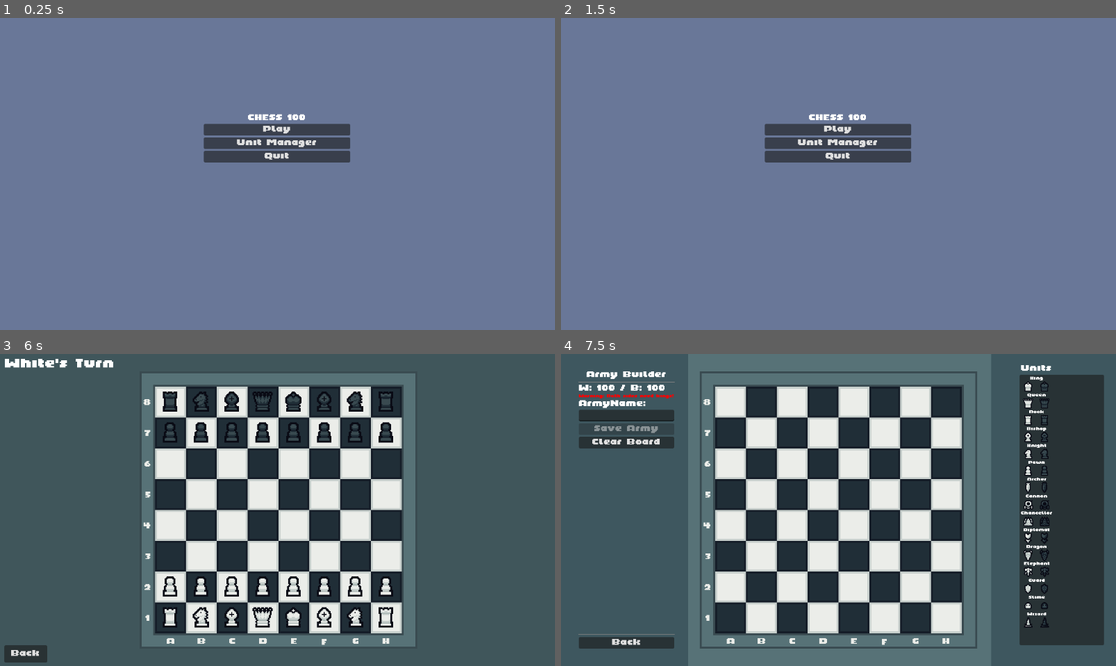
Above: before the commit, frames 1-4 (two rows, left to right).
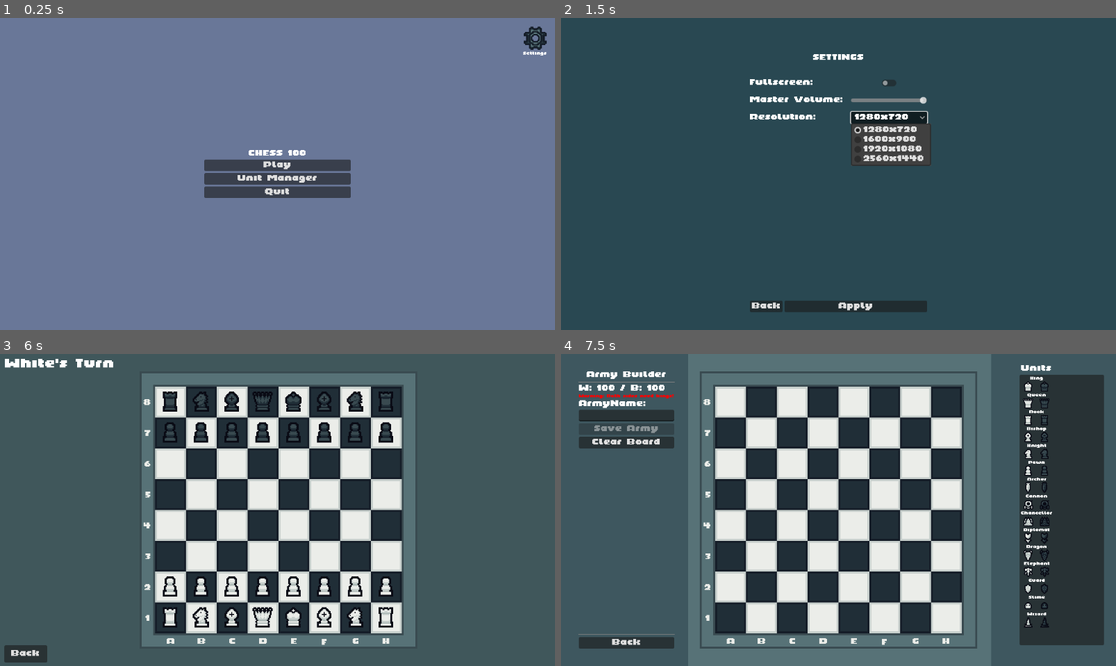
Above: after the commit, the same moments.

Repository: Jayd-H/chess-100
Game: Godot game, scene res://scenes/ui/main_menu.tscn
Same seed, same stepped clock (60 frames per second), same inputs: the game is played once before the commit and once after it. Sound files missing from this copy of the repository are replaced by a short silence.
Inputs (mouse positions are in pixels of both pictures, inside the frame that each line leads up to):
- Up to frame 1 (0.25 s): no input
- Up to frame 2 (1.5 s): click (1093, 36) at 0.5 s, where only the run after the commit has a clickable "Settings"; click (888, 117) at 1.25 s, where only the run after the commit has a clickable "1280x720"
- Up to frame 3 (6 s): click (205, 641) at 2 s, where only the run after the commit has a clickable "Back"; click "Play" at 2.75 s; click "Back" at 3.5 s; click "Play" at 4.25 s; click "Standard Chess Setup" at 5 s; click "Play" at 5.75 s
- Up to frame 4 (7.5 s): click "Back" at 6.5 s; click "Unit Manager" at 7.25 s

The runs differ from the first frame. In frame 1, 5.9% of the frame differs, in the area x 36-99%, y 2-58%; in frame 2, 98%, in the area x 0-100%, y 0-100%; in frame 3, less than 0.1%; in frame 4, nothing differs.

Commit message:
feat: basic settings page

Diff:
--- a/scenes/main.tscn
+++ b/scenes/main.tscn
@@ -21,7 +21,7 @@
 grow_horizontal = 2
 grow_vertical = 2
 mouse_filter = 1
-color = Color(0.252707, 0.339668, 0.35575, 1)
+color = Color(0.25098, 0.341176, 0.356863, 1)
 
 [node name="BackButton" type="Button" parent="CanvasLayer"]
 anchors_preset = 2
--- a/scenes/ui/main_menu.tscn
+++ b/scenes/ui/main_menu.tscn
@@ -1,20 +1,30 @@
-[gd_scene load_steps=2 format=3 uid="uid://cd7yrihgbhxhv"]
+[gd_scene load_steps=3 format=3 uid="uid://cd7yrihgbhxhv"]
 
 [ext_resource type="Script" path="res://scripts/ui/main_menu.gd" id="1_bwxoq"]
+[ext_resource type="Texture2D" uid="uid://d3nbigwy2ky6m" path="res://assets/sprites/UI/settings.png" id="2_6n7qy"]
 
 [node name="MainMenu" type="Control"]
 layout_mode = 3
-anchors_preset = 0
-offset_right = 66.0
-offset_bottom = 70.0
+anchors_preset = 15
+anchor_right = 1.0
+anchor_bottom = 1.0
+grow_horizontal = 2
+grow_vertical = 2
 script = ExtResource("1_bwxoq")
 
 [node name="VBoxContainer" type="VBoxContainer" parent="."]
-layout_mode = 0
-offset_left = -153.0
-offset_top = -323.0
-offset_right = 151.0
-offset_bottom = 175.0
+layout_mode = 1
+anchors_preset = 8
+anchor_left = 0.5
+anchor_top = 0.5
+anchor_right = 0.5
+anchor_bottom = 0.5
+offset_left = -152.0
+offset_top = -249.0
+offset_right = 152.0
+offset_bottom = 249.0
+grow_horizontal = 2
+grow_vertical = 2
 alignment = 1
 
 [node name="Label" type="Label" parent="VBoxContainer"]
@@ -34,8 +44,6 @@
 layout_mode = 2
 text = "Quit"
 
-[node name="Camera2D" type="Camera2D" parent="."]
-
 [node name="CanvasLayer" type="CanvasLayer" parent="."]
 layer = -2
 
@@ -46,3 +54,35 @@
 grow_horizontal = 2
 grow_vertical = 2
 color = Color(0.411765, 0.466667, 0.596078, 1)
+
+[node name="SettingsButton" type="TextureButton" parent="."]
+layout_mode = 1
+anchors_preset = 1
+anchor_left = 1.0
+anchor_right = 1.0
+offset_left = -65.0
+offset_top = 18.0
+offset_right = -17.0
+offset_bottom = 66.0
+grow_horizontal = 0
+texture_normal = ExtResource("2_6n7qy")
+stretch_mode = 0
+
+[node name="Label" type="Label" parent="SettingsButton"]
+layout_mode = 1
+anchors_preset = 7
+anchor_left = 0.5
+anchor_top = 1.0
+anchor_right = 0.5
+anchor_bottom = 1.0
+offset_left = -49.0
+offset_top = 4.0
+offset_right = 49.0
+offset_bottom = 20.0
+grow_horizontal = 2
+grow_vertical = 0
+theme_override_font_sizes/font_size = 8
+text = "Settings"
+horizontal_alignment = 1
+
+[connection signal="pressed" from="SettingsButton" to="." method="_on_settings_button_pressed"]
--- /dev/null
+++ b/scenes/ui/settings_menu.tscn
@@ -0,0 +1,79 @@
+[gd_scene load_steps=2 format=3 uid="uid://c5e4m2dsxhs2k"]
+
+[ext_resource type="Script" path="res://scripts/ui/settings_menu.gd" id="1_1ny2y"]
+
+[node name="SettingsMenu" type="Control"]
+layout_mode = 3
+anchors_preset = 0
+offset_right = 40.0
+offset_bottom = 40.0
+script = ExtResource("1_1ny2y")
+
+[node name="CanvasLayer" type="CanvasLayer" parent="."]
+
+[node name="ColorRect" type="ColorRect" parent="CanvasLayer"]
+anchors_preset = 15
+anchor_right = 1.0
+anchor_bottom = 1.0
+grow_horizontal = 2
+grow_vertical = 2
+color = Color(0.0117647, 0.262745, 0.345098, 0.478431)
+
+[node name="VBoxContainer" type="VBoxContainer" parent="CanvasLayer"]
+anchors_preset = 5
+anchor_left = 0.5
+anchor_right = 0.5
+offset_left = -178.0
+offset_top = 75.0
+offset_right = 178.0
+offset_bottom = 611.0
+grow_horizontal = 2
+theme_override_constants/separation = 32
+
+[node name="Label" type="Label" parent="CanvasLayer/VBoxContainer"]
+layout_mode = 2
+size_flags_horizontal = 4
+text = "SETTINGS"
+horizontal_alignment = 1
+
+[node name="GridContainer" type="GridContainer" parent="CanvasLayer/VBoxContainer"]
+layout_mode = 2
+size_flags_stretch_ratio = 14.33
+theme_override_constants/h_separation = 16
+theme_override_constants/v_separation = 16
+columns = 2
+
+[node name="FullscreenLabel" type="Label" parent="CanvasLayer/VBoxContainer/GridContainer"]
+layout_mode = 2
+text = "Fullscreen:"
+
+[node name="FullscreenToggle" type="CheckButton" parent="CanvasLayer/VBoxContainer/GridContainer"]
+layout_mode = 2
+size_flags_horizontal = 6
+
+[node name="MasterVolumeLabel" type="Label" parent="CanvasLayer/VBoxContainer/GridContainer"]
+layout_mode = 2
+text = "Master Volume:"
+
+[node name="MasterVolumeSlider" type="HSlider" parent="CanvasLayer/VBoxContainer/GridContainer"]
+layout_mode = 2
+
+[node name="ResolutionLabel" type="Label" parent="CanvasLayer/VBoxContainer/GridContainer"]
+layout_mode = 2
+text = "Resolution:"
+
+[node name="ResolutionDropdown" type="OptionButton" parent="CanvasLayer/VBoxContainer/GridContainer"]
+layout_mode = 2
+
+[node name="ButtonsContainer" type="HBoxContainer" parent="CanvasLayer/VBoxContainer"]
+layout_mode = 2
+size_flags_vertical = 10
+
+[node name="BackButton" type="Button" parent="CanvasLayer/VBoxContainer/ButtonsContainer"]
+layout_mode = 2
+text = "Back"
+
+[node name="ApplyButton" type="Button" parent="CanvasLayer/VBoxContainer/ButtonsContainer"]
+layout_mode = 2
+size_flags_horizontal = 3
+text = "Apply"
--- a/scripts/ui/main_menu.gd
+++ b/scripts/ui/main_menu.gd
@@ -4,6 +4,7 @@
 	$VBoxContainer/PlayButton.pressed.connect(_on_Play_pressed)
 	$VBoxContainer/UnitManagerButton.pressed.connect(_on_UnitManager_pressed)
 	$VBoxContainer/QuitButton.pressed.connect(_on_Quit_pressed)
+	$SettingsButton.pressed.connect(_on_settings_button_pressed)
 
 func _on_Play_pressed():
 	# Change to Army Selector scene
@@ -16,3 +17,6 @@
 func _on_Quit_pressed():
 	# Exit the game
 	get_tree().quit()
+
+func _on_settings_button_pressed() -> void:
+	get_tree().change_scene_to_file("res://scenes/ui/settings_menu.tscn")
--- /dev/null
+++ b/scripts/ui/settings_menu.gd
@@ -0,0 +1,118 @@
+extends Control
+
+# Available resolutions
+var resolutions = [
+	Vector2i(1280, 720),
+	Vector2i(1600, 900),
+	Vector2i(1920, 1080),
+	Vector2i(2560, 1440)
+]
+
+# Configuration file path
+const CONFIG_FILE_PATH = "user://settings.cfg"
+
+# UI Elements
+
+@onready var fullscreen_toggle: CheckButton = $CanvasLayer/VBoxContainer/GridContainer/FullscreenToggle
+@onready var master_volume_slider: HSlider = $CanvasLayer/VBoxContainer/GridContainer/MasterVolumeSlider
+@onready var resolution_dropdown: OptionButton = $CanvasLayer/VBoxContainer/GridContainer/ResolutionDropdown
+
+
+@onready var back_button: Button = $CanvasLayer/VBoxContainer/ButtonsContainer/BackButton
+@onready var apply_button: Button = $CanvasLayer/VBoxContainer/ButtonsContainer/ApplyButton
+
+
+
+# Audio buses
+var master_bus = AudioServer.get_bus_index("Master")
+
+func _ready():
+	# Connect button signals
+	apply_button.pressed.connect(_on_apply_pressed)
+	back_button.pressed.connect(_on_back_pressed)
+	fullscreen_toggle.toggled.connect(_on_fullscreen_toggled)
+
+	# Populate resolution dropdown
+	for res in resolutions:
+		resolution_dropdown.add_item(str(res.x) + "x" + str(res.y))
+
+	# Load current settings
+	load_settings()
+
+func load_settings():
+	var config = ConfigFile.new()
+	var err = config.load(CONFIG_FILE_PATH)
+
+	if err != OK:
+		# Default settings if config doesn't exist
+		fullscreen_toggle.button_pressed = DisplayServer.window_get_mode() == DisplayServer.WINDOW_MODE_FULLSCREEN
+		master_volume_slider.value = db_to_linear(AudioServer.get_bus_volume_db(master_bus)) * 100
+
+
+		var current_size = DisplayServer.window_get_size()
+		var closest_res_idx = 0
+		var closest_dist = INF
+
+		for i in range(resolutions.size()):
+			var dist = abs(resolutions[i].x - current_size.x) + abs(resolutions[i].y - current_size.y)
+			if dist < closest_dist:
+				closest_dist = dist
+				closest_res_idx = i
+
+		resolution_dropdown.selected = closest_res_idx
+		return
+
+	# Load saved settings
+	fullscreen_toggle.button_pressed = config.get_value("video", "fullscreen", false)
+	master_volume_slider.value = config.get_value("audio", "master_volume", 100)
+
+	var saved_res_idx = config.get_value("video", "resolution_index", 0)
+	resolution_dropdown.selected = saved_res_idx
+
+func save_settings():
+	var config = ConfigFile.new()
+
+	# Save video settings
+	config.set_value("video", "fullscreen", fullscreen_toggle.button_pressed)
+	config.set_value("video", "resolution_index", resolution_dropdown.selected)
+
+	# Save audio settings
+	config.set_value("audio", "master_volume", master_volume_slider.value)
+
+	# Save to file
+	config.save(CONFIG_FILE_PATH)
+
+func apply_settings():
+	# Apply video settings
+	var fullscreen = fullscreen_toggle.button_pressed
+	if fullscreen:
+		DisplayServer.window_set_mode(DisplayServer.WINDOW_MODE_FULLSCREEN)
+	else:
+		DisplayServer.window_set_mode(DisplayServer.WINDOW_MODE_WINDOWED)
+
+	# Apply resolution settings
+	var selected_res = resolutions[resolution_dropdown.selected]
+	if !fullscreen:
+		DisplayServer.window_set_size(selected_res)
+		# Center the window
+		var screen_size = DisplayServer.screen_get_size()
+		var window_pos = (screen_size - selected_res) / 2
+		DisplayServer.window_set_position(window_pos)
+
+	# Apply audio settings
+	AudioServer.set_bus_volume_db(master_bus, linear_to_db(master_volume_slider.value / 100))
+
+func _on_apply_pressed():
+	apply_settings()
+	save_settings()
+
+func _on_back_pressed():
+	# Navigate back to main menu
+	get_tree().change_scene_to_file("res://scenes/ui/main_menu.tscn")
+
+func _on_fullscreen_toggled(toggled_on):
+	# Optionally update immediately
+	if toggled_on:
+		DisplayServer.window_set_mode(DisplayServer.WINDOW_MODE_FULLSCREEN)
+	else:
+		DisplayServer.window_set_mode(DisplayServer.WINDOW_MODE_WINDOWED)
Binary file added: assets/sprites/UI/settings.png
Not shown, added: assets/sprites/UI/settings.png.import
